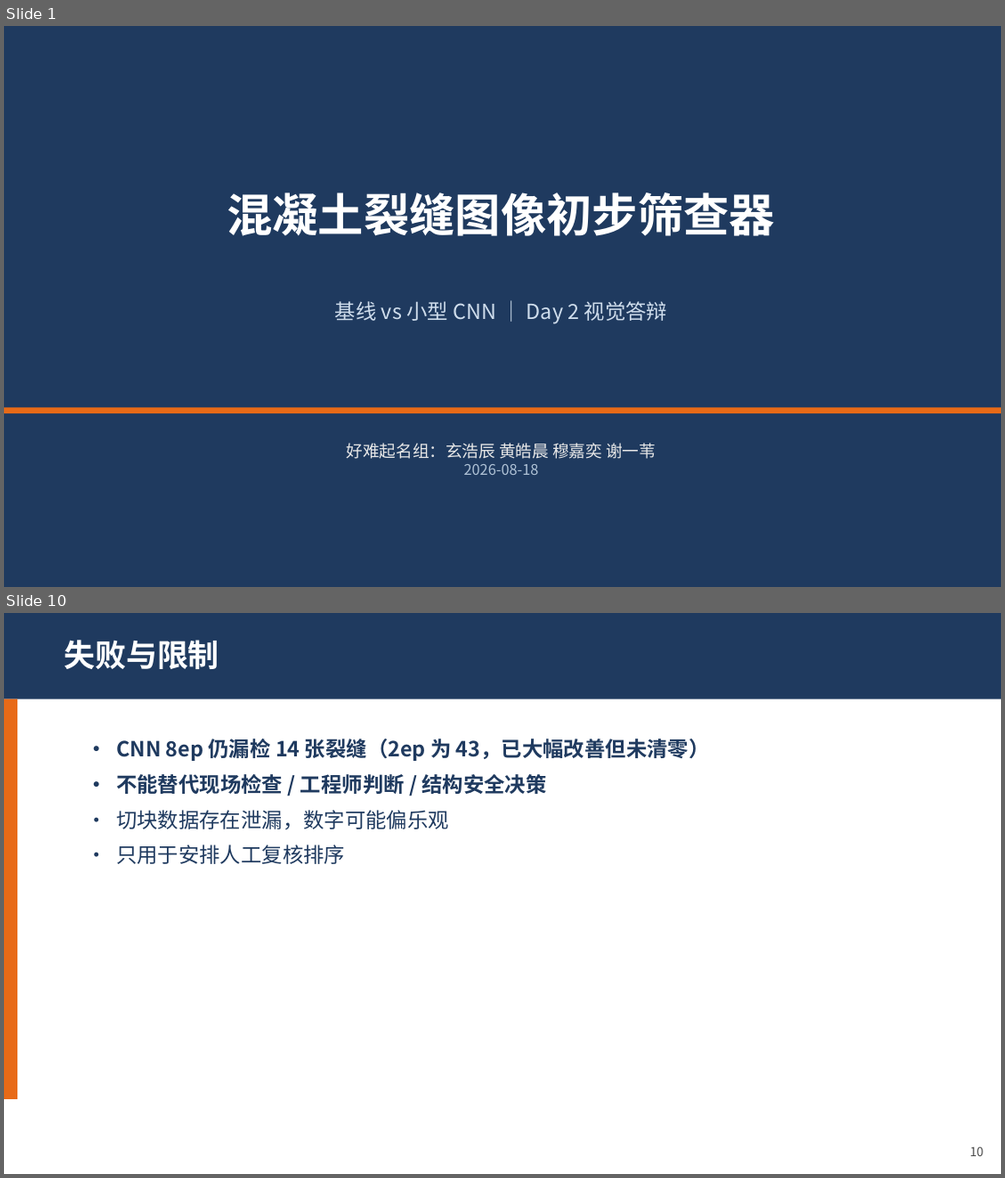
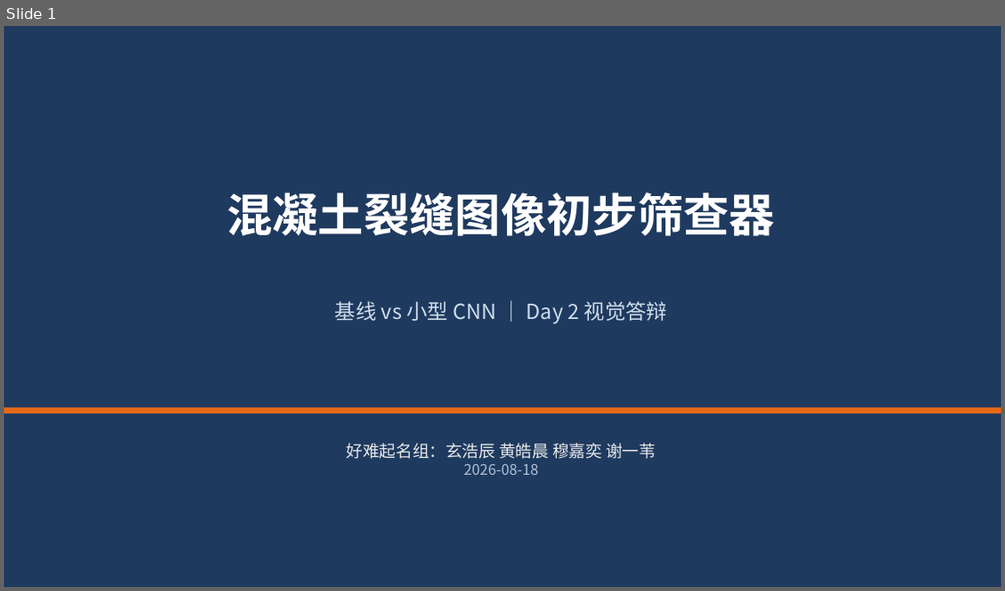
Before and after one commit to tissuefish/ai-camp-2026-d2-xuanhaochen-u202410766, a slide deck: presentation.pptx. Shown one above the other, each under a label of ours: slides 1 and 10 before the commit, slide 1 after it; the slides between them are not shown. The pictures are 1005x1178 and 1005x591 pixels, drawn with LibreOffice and Linux fonts; fonts in the diff are those of the drawing. Boxes give left, top, right and bottom in pixels: in the first picture for what was removed or moved away, otherwise in the second. Text is boxed around its words. In the diff, an @@ line names an element or a change of style, - is before the commit and + after.

```diff
--- a/presentation.pptx
+++ b/presentation.pptx
@@ slide 10 removed at bbox=[4, 613, 1001, 1174], background #FFFFFF @@
@@ rectangle removed at bbox=[4, 613, 1001, 699] @@
@@ text removed at bbox=[64, 640, 219, 669] @@
-失败与限制
@@ rectangle removed at bbox=[4, 699, 17, 1099] @@
@@ text removed at bbox=[116, 738, 710, 864] @@
-• CNN 8ep 仍漏检 14 张裂缝（2ep 为 43，已大幅改善但未清零）
-• 不能替代现场检查 / 工程师判断 / 结构安全决策
-• 切块数据存在泄漏，数字可能偏乐观
-• 只用于安排人工复核排序
@@ text removed at bbox=[970, 1146, 984, 1156] @@
-10
```
Also in this commit, not shown: 4 slides changed, 5 other slides removed.
